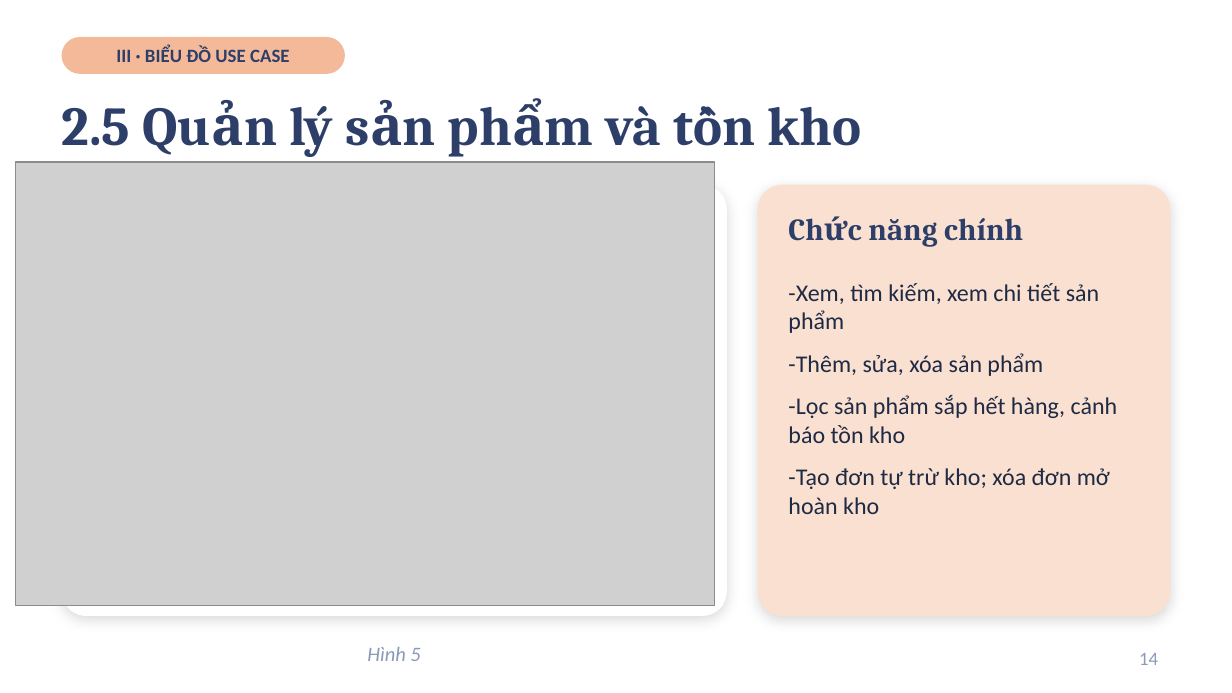
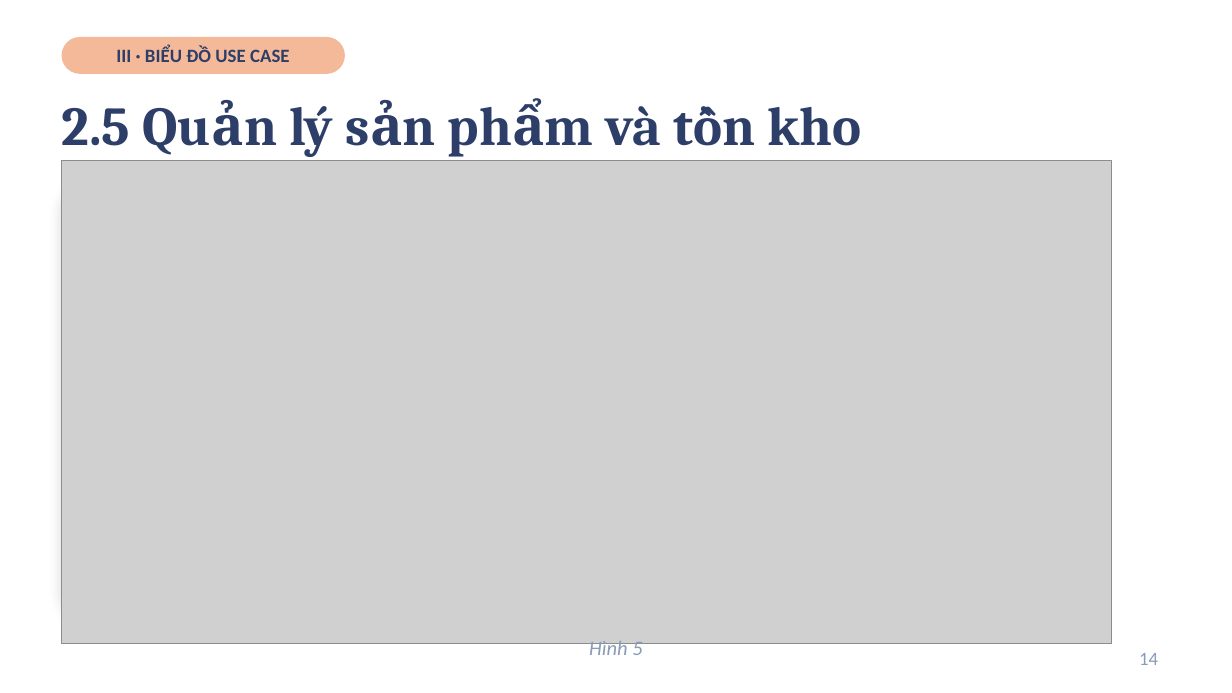
Before and after one commit to tqlong1003/SPS-System, a slide deck: slide 14 of Slide_Khoa_Luan.pptx. Drawn at 1232x693 pixels with LibreOffice and Linux fonts; fonts in the diff are those of the drawing; grey boxes stand for pictures. Boxes give left, top, right and bottom in pixels: in the first picture for what was removed or moved away, otherwise in the second. Text is boxed around its words. In the diff, an @@ line names an element or a change of style, - is before the commit and + after.

```diff
--- a/Slide_Khoa_Luan.pptx
+++ b/Slide_Khoa_Luan.pptx
@@ picture: place and size @@
-picture at bbox=[16, 163, 715, 606]
+picture at bbox=[62, 160, 1111, 643]
@@ rounded rectangle removed at bbox=[758, 185, 1170, 616] @@
@@ text removed at bbox=[868, 218, 1023, 247] @@
-Chức năng chính
@@ text removed at bbox=[788, 283, 1118, 514] @@
--Xem, tìm kiếm, xem chi tiết sản phẩm
--Thêm, sửa, xóa sản phẩm
--Lọc sản phẩm sắp hết hàng, cảnh báo tồn kho
--Tạo đơn tự trừ kho; xóa đơn mở hoàn kho
@@ text "Hình 5": place and size @@
-text "Hình 5" at bbox=[367, 647, 420, 661]
+text "Hình 5" at bbox=[589, 638, 642, 655]
```
Also in this commit, not shown: 12 other slides changed, 1 other file.
